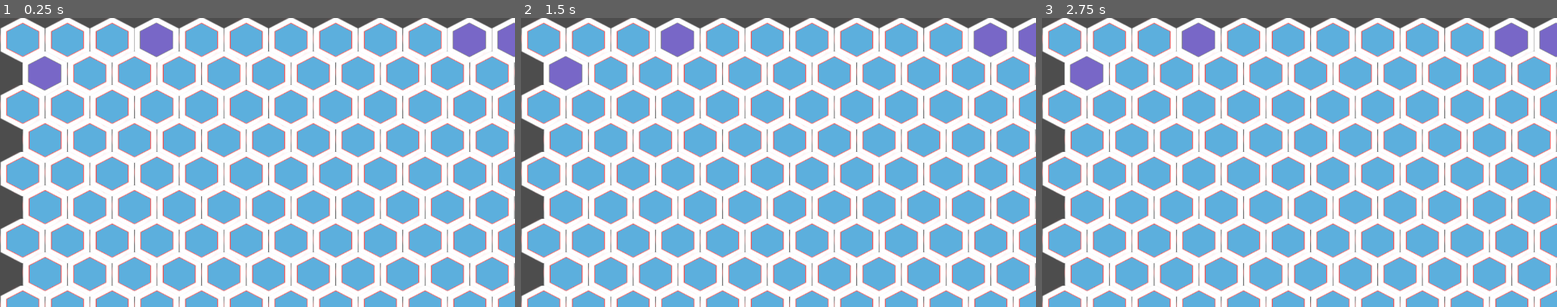
Above: before the commit, frames 1-3 (left to right).
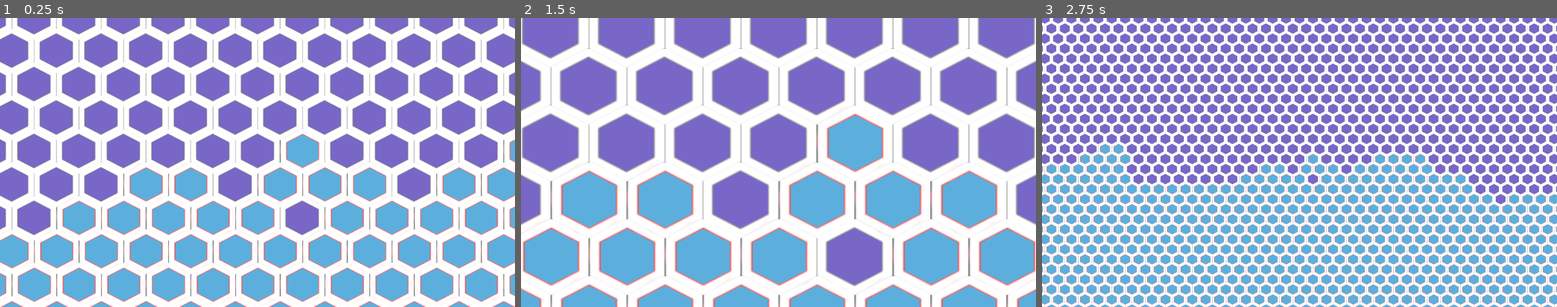
Above: after the commit, the same moments.

Repository: DragonCat4012/Shyv_Game
Game: Godot game, scene res://Scenes/map.tscn
Two runs of this game, one before a commit and one after it. Both use one fixed random seed, a clock stepped at 60 frames per second and the inputs below.
Inputs (mouse positions are in pixels of both pictures, inside the frame that each line leads up to):
- Up to frame 1 (0.25 s): no input
- Up to frame 2 (1.5 s): tap Enter at 0.5 s; move the mouse to (891, 148) at 0.52 s; click (891, 148) at 0.6 s; tap Mouse wheel up (zoom_in, bound only after the commit) at 0.8, 1.35 s; tap Middle mouse button (zoom_reset, bound only after the commi… at 1.25 s; move the mouse to (675, 176) at 1.27 s
- Up to frame 3 (2.75 s): tap Mouse wheel down (zoom_out, bound only after the commit) at 1.55, 2.1 s; tap Middle mouse button (zoom_reset, bound only after the commi… at 2 s; move the mouse to (1351, 98) at 2.02 s; click (1351, 98) at 2.3 s

The runs differ from the first frame. In frame 1, 76% of the frame differs, in the area x 0-100%, y 0-100%; in frame 2, 73%; in frame 3, 74%.

Commit message:
kinda zoom

Diff:
--- /dev/null
+++ b/Scenes/Camera2D.gd
@@ -0,0 +1,35 @@
+extends Camera2D
+
+var mouse_start_pos
+var screen_start_position
+
+var dragging = false
+const MaxZoomIn = Vector2(2, 2)
+const MaxZoomOUT = Vector2(-2, -2)
+const zoomSteps = Vector2(0.7, 0.7)
+
+func _input(event):
+	if event.is_action("drag"):
+		if event.is_pressed():
+			mouse_start_pos = event.position
+			screen_start_position = position
+			dragging = true
+		else:
+			dragging = false
+
+	if event.is_action_released("zoom_in"):
+		if zoom.x + zoomSteps.x >= MaxZoomIn.x:
+			zoom = MaxZoomIn
+		else:
+			zoom += zoomSteps
+	elif event.is_action_released("zoom_out"):
+		if zoom.x - zoomSteps.x <= MaxZoomOUT.x:
+			zoom = MaxZoomOUT
+		else:
+			zoom -= zoomSteps
+	elif event.is_action_released("zoom_reset"):
+		zoom = Vector2(1, 1)
+	elif event is InputEventMouseMotion and dragging:
+		position = zoom * (mouse_start_pos - event.position) + screen_start_position
+
+	print(zoom)
--- a/Scenes/MapScene.gd
+++ b/Scenes/MapScene.gd
@@ -16,8 +16,8 @@
 	_generate_world()
 
 func _generate_world():
-	for x in range(width):
-		for y in range(height):
+	for x in range(-width/2 , width/2):
+		for y in range(-height/2, height/2):
 			var noiseValue := noise.get_noise_2d(x, y)
 			if noiseValue >= 0.0: # land
 				tile_map.set_cell(0, Vector2(x,y), source_id, land_atlas)
--- a/Scenes/map.tscn
+++ b/Scenes/map.tscn
@@ -1,6 +1,7 @@
-[gd_scene load_steps=6 format=3 uid="uid://7j7no5evfsjn"]
+[gd_scene load_steps=7 format=3 uid="uid://7j7no5evfsjn"]
 
 [ext_resource type="Script" path="res://Scenes/MapScene.gd" id="1_jltnr"]
+[ext_resource type="Script" path="res://Scenes/Camera2D.gd" id="3_nnm0c"]
 [ext_resource type="TileSet" uid="uid://bly1nmde8eksv" path="res://Graphics/map.tres" id="3_tbyt8"]
 
 [sub_resource type="Gradient" id="Gradient_6mp1p"]
@@ -21,3 +22,6 @@
 [node name="TileMap" type="TileMap" parent="."]
 tile_set = ExtResource("3_tbyt8")
 format = 2
+
+[node name="Camera2D" type="Camera2D" parent="."]
+script = ExtResource("3_nnm0c")
--- a/project.godot
+++ b/project.godot
@@ -14,3 +14,26 @@
 run/main_scene="res://Scenes/map.tscn"
 config/features=PackedStringArray("4.2", "Forward Plus")
 config/icon="res://icon.svg"
+
+[input]
+
+drag={
+"deadzone": 0.5,
+"events": [Object(InputEventMouseButton,"resource_local_to_scene":false,"resource_name":"","device":-1,"window_id":0,"alt_pressed":false,"shift_pressed":false,"ctrl_pressed":false,"meta_pressed":false,"button_mask":1,"position":Vector2(145, 15),"global_position":Vector2(149, 56),"factor":1.0,"button_index":1,"canceled":false,"pressed":true,"double_click":false,"script":null)
+]
+}
+zoom_out={
+"deadzone": 0.8,
+"events": [Object(InputEventMouseButton,"resource_local_to_scene":false,"resource_name":"","device":-1,"window_id":0,"alt_pressed":false,"shift_pressed":false,"ctrl_pressed":false,"meta_pressed":false,"button_mask":16,"position":Vector2(178, 26),"global_position":Vector2(182, 67),"factor":1.0,"button_index":5,"canceled":false,"pressed":true,"double_click":false,"script":null)
+]
+}
+zoom_in={
+"deadzone": 0.8,
+"events": [Object(InputEventMouseButton,"resource_local_to_scene":false,"resource_name":"","device":-1,"window_id":0,"alt_pressed":false,"shift_pressed":false,"ctrl_pressed":false,"meta_pressed":false,"button_mask":8,"position":Vector2(67, 2),"global_position":Vector2(71, 43),"factor":1.0,"button_index":4,"canceled":false,"pressed":true,"double_click":false,"script":null)
+]
+}
+zoom_reset={
+"deadzone": 0.5,
+"events": [Object(InputEventMouseButton,"resource_local_to_scene":false,"resource_name":"","device":-1,"window_id":0,"alt_pressed":false,"shift_pressed":false,"ctrl_pressed":false,"meta_pressed":false,"button_mask":0,"position":Vector2(0, 0),"global_position":Vector2(0, 0),"factor":1.0,"button_index":3,"canceled":false,"pressed":false,"double_click":false,"script":null)
+]
+}
